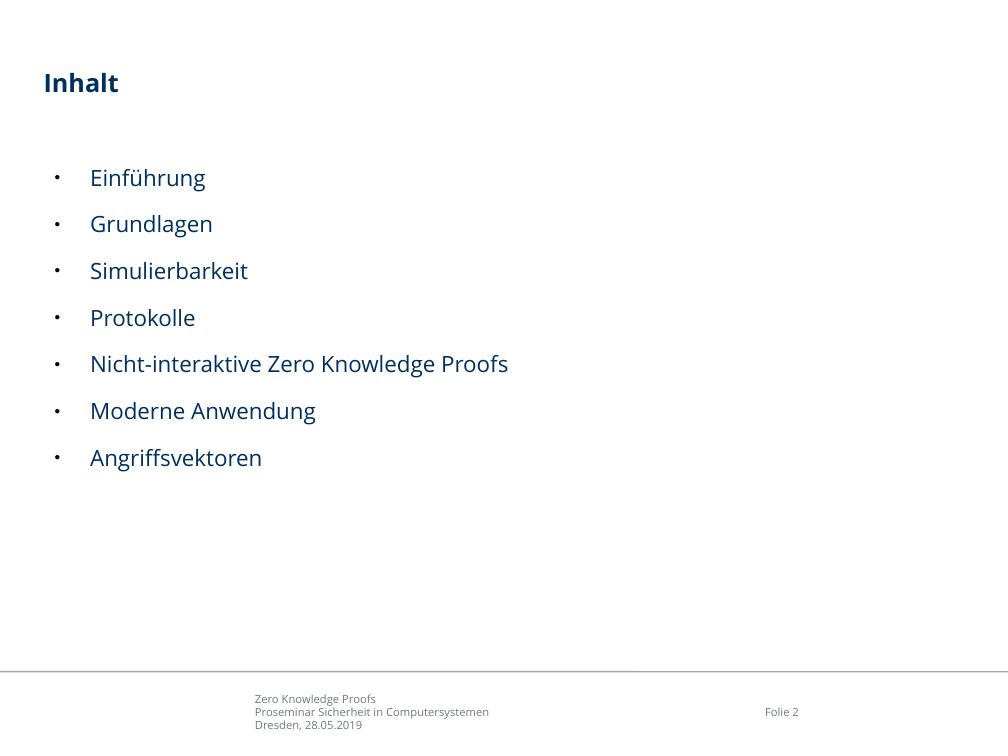
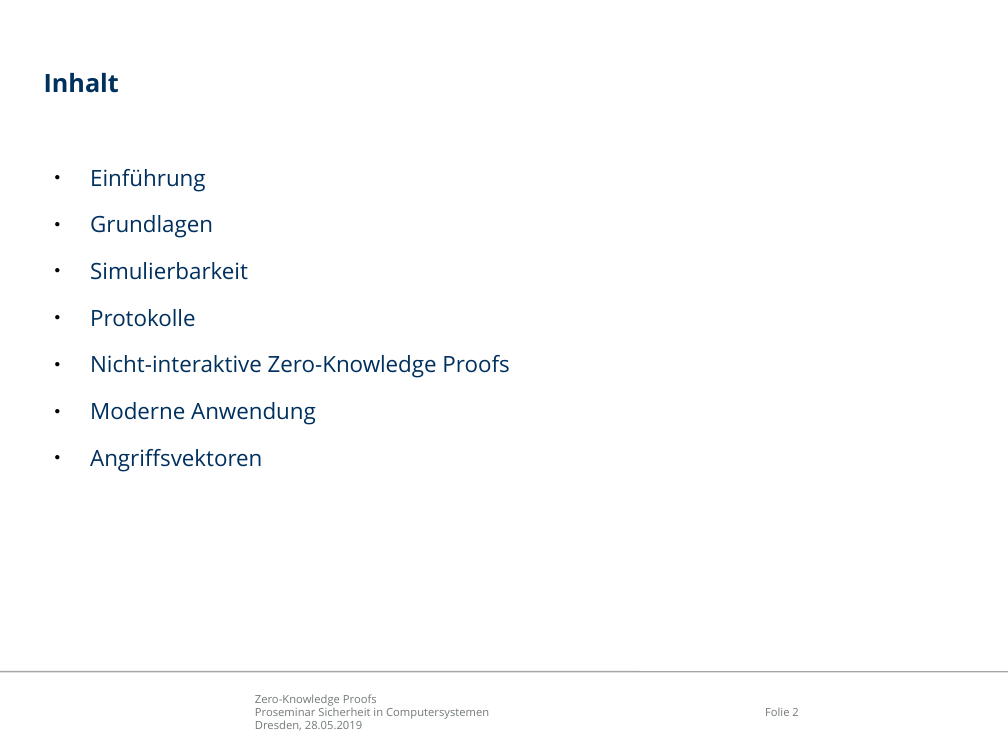
Before and after one commit to mostermann96/Presentations, a slide deck: slide 2 of Zero-Knowledge Proofs/Präsentation/ZKP.odp. Drawn at 1008x756 pixels with LibreOffice and Linux fonts; fonts in the diff are those of the drawing; background and template pictures are left out. Boxes give left, top, right and bottom in pixels: in the first picture for what was removed or moved away, otherwise in the second. Text is boxed around its words. In the diff, an @@ line names an element or a change of style, - is before the commit and + after.

Commit message:
ZKP

```diff
--- a/Zero-Knowledge Proofs/Präsentation/ZKP.odp
+++ b/Zero-Knowledge Proofs/Präsentation/ZKP.odp
@@ text at (90,355,509,378): text changed @@
-● Nicht-interaktive Zero Knowledge Proofs
+● Nicht-interaktive Zero-Knowledge Proofs
@@ text at (255,694,377,706): text changed @@
-Zero Knowledge Proofs
+Zero-Knowledge Proofs
```
Also in this commit, not shown: 12 other slides changed.
